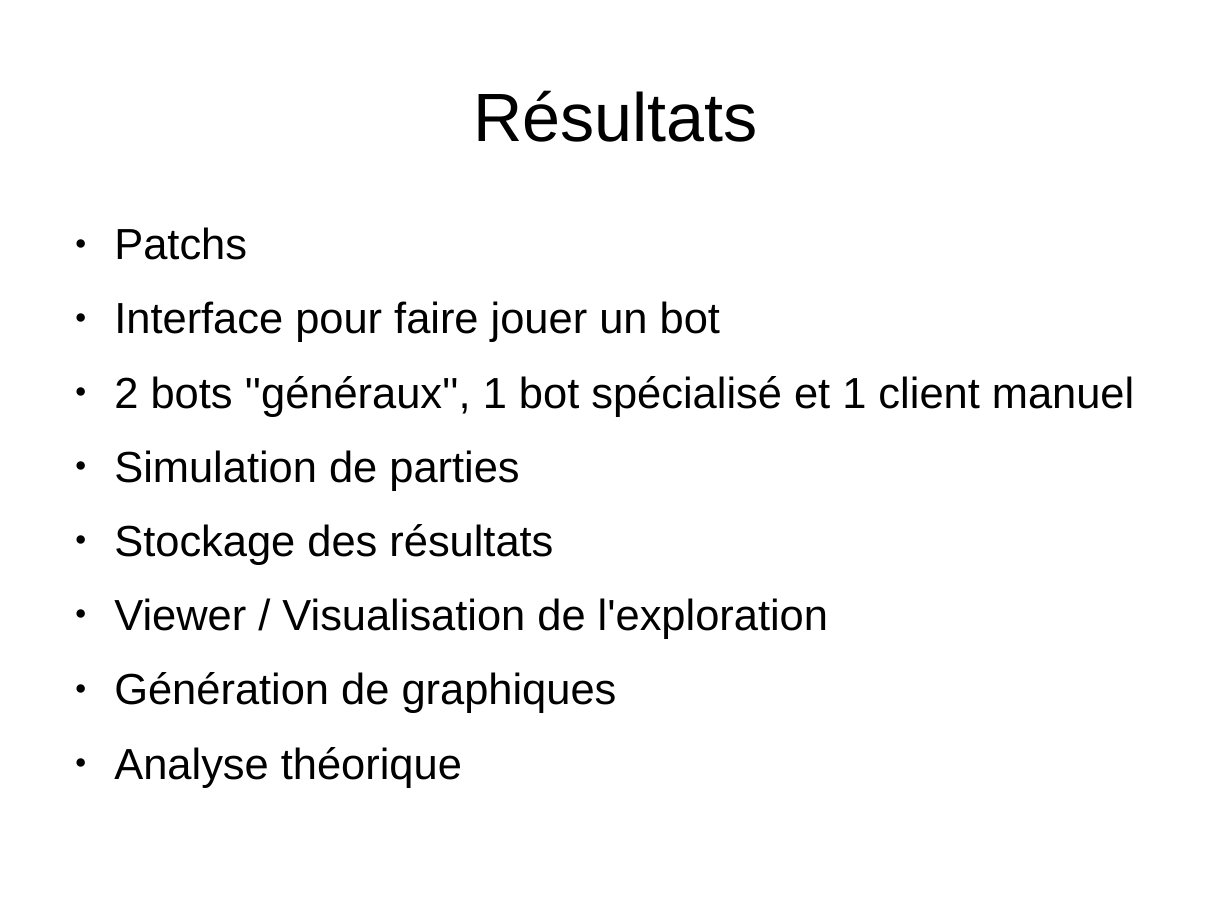
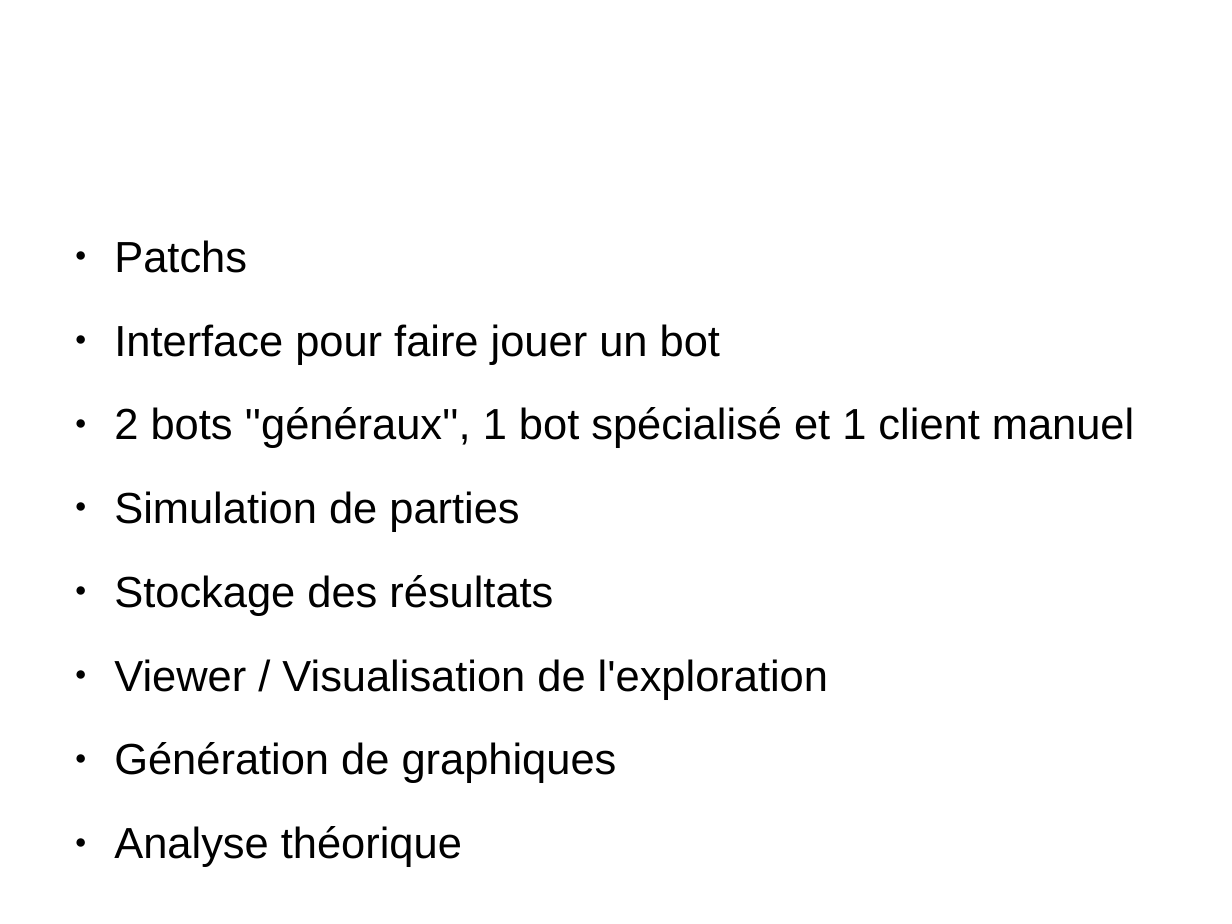
Before and after one commit to medrimonia/PFA-Nethack, a slide deck: slide 6 of papers/soutenance/soutenance.odp. Drawn at 1232x924 pixels with LibreOffice and Linux fonts; fonts in the diff are those of the drawing; background and template pictures are left out. Boxes give left, top, right and bottom in pixels: in the first picture for what was removed or moved away, otherwise in the second. Text is boxed around its words. In the diff, an @@ line names an element or a change of style, - is before the commit and + after.

```diff
--- a/papers/soutenance/soutenance.odp
+++ b/papers/soutenance/soutenance.odp
@@ title "Résultats" at bbox=[61, 37, 931, 191]: size 44 to 56.1 pt, text colour #000000 to #FFFFFF; alignment centre to left @@
@@ text "Patchs": place and size @@
-text "Patchs" at bbox=[114, 227, 1134, 788]
+text "Patchs" at bbox=[114, 240, 1134, 867]
@@ text "Patchs" at bbox=[114, 240, 1134, 867]: more space between paragraphs @@
```
Also in this commit, not shown: 16 other slides changed.
